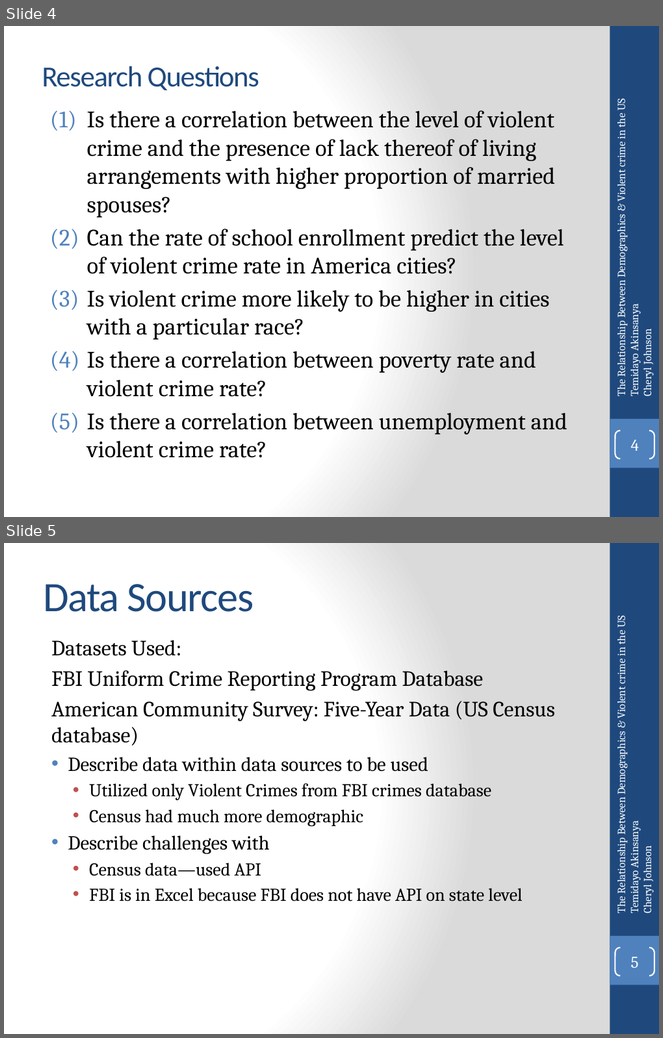
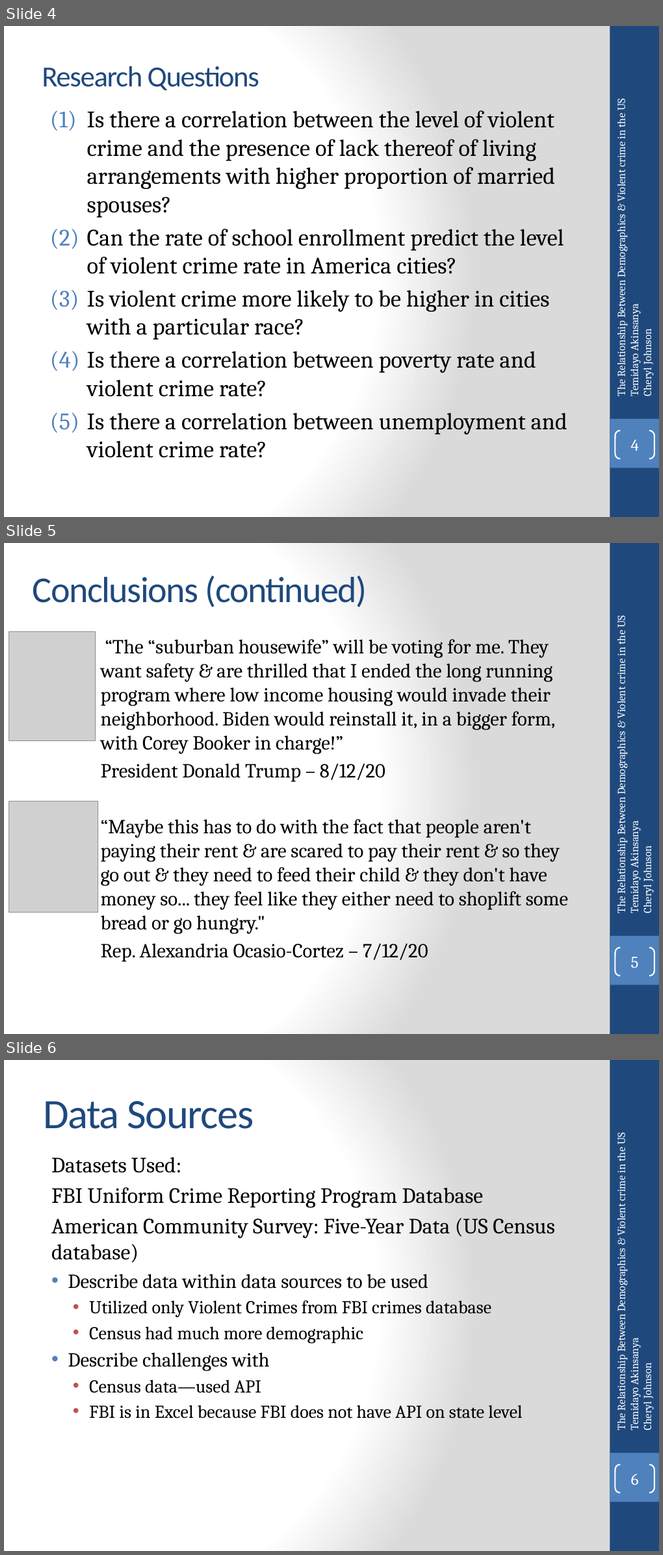
Before and after one commit to temidayo1234/National_ViolentCrime_Analysis, a slide deck: Data Analytics Bootcamp Project 1.pptx. Shown one above the other, each under a label of ours: slides 4 and 5 before the commit, slides 4, 5 and 6 after it. The pictures are 663x1038 and 663x1555 pixels, drawn with LibreOffice and Linux fonts; fonts in the diff are those of the drawing; grey boxes stand for pictures. Boxes give left, top, right and bottom in pixels: in the first picture for what was removed or moved away, otherwise in the second. Text is boxed around its words. In the diff, an @@ line names an element or a change of style, - is before the commit and + after.

```diff
--- a/Data Analytics Bootcamp Project 1.pptx
+++ b/Data Analytics Bootcamp Project 1.pptx
@@ slide 5 added at (x1=4, y1=543, x2=659, y2=1034), background gradient #FFFFFF to #DADADA; not listed: 2 template elements that a slide beside it also shows @@
@@ title added at (x1=33, y1=575, x2=367, y2=607), 40 pt, text #1F497D @@
+Conclusions (continued)
@@ text added at (x1=614, y1=616, x2=655, y2=913), 12 pt, text #FFFFFF @@
+The Relationship Between Demographics & Violent crime in the US
+Temidayo Akinsanya
+Cheryl Johnson
@@ picture added at (x1=9, y1=631, x2=96, y2=741) @@
@@ text added at (x1=101, y1=639, x2=568, y2=962), 22 pt, text #000000 @@
+“The “suburban housewife” will be voting for me. They want safety & are thrilled that I ended the long running program where low income housing would invade their neighborhood. Biden would reinstall it, in a bigger form, with Corey Booker in charge!”
+President Donald Trump – 8/12/20
+“Maybe this has to do with the fact that people aren't paying their rent & are scared to pay their rent & so they go out & they need to feed their child & they don't have money so... they feel like they either need to shoplift some bread or go hungry."
+Rep. Alexandria Ocasio-Cortez – 7/12/20
@@ picture added at (x1=9, y1=801, x2=98, y2=913) @@
@@ page number added at (x1=615, y1=948, x2=655, y2=976), outline #FFFFFF 1.5 pt, 18 pt, text #FFFFFF @@
+5
@@ what was slide 5 is now slide 6 @@
@@ page number at (x1=631, y1=1474, x2=639, y2=1485): text changed @@
-5
+6
```
Also in this commit, not shown: 3 slides changed, 3 other slides added.
